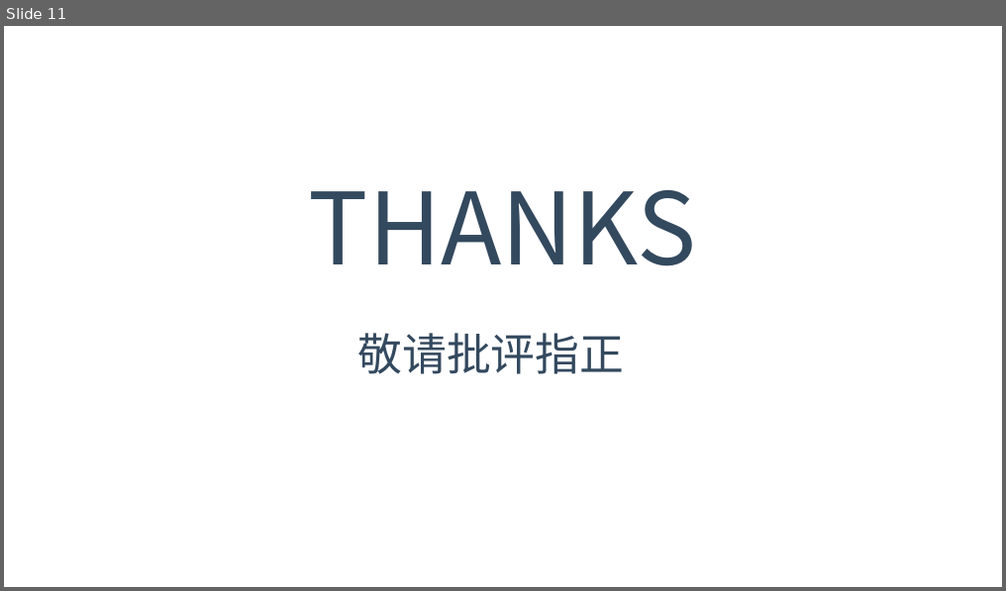
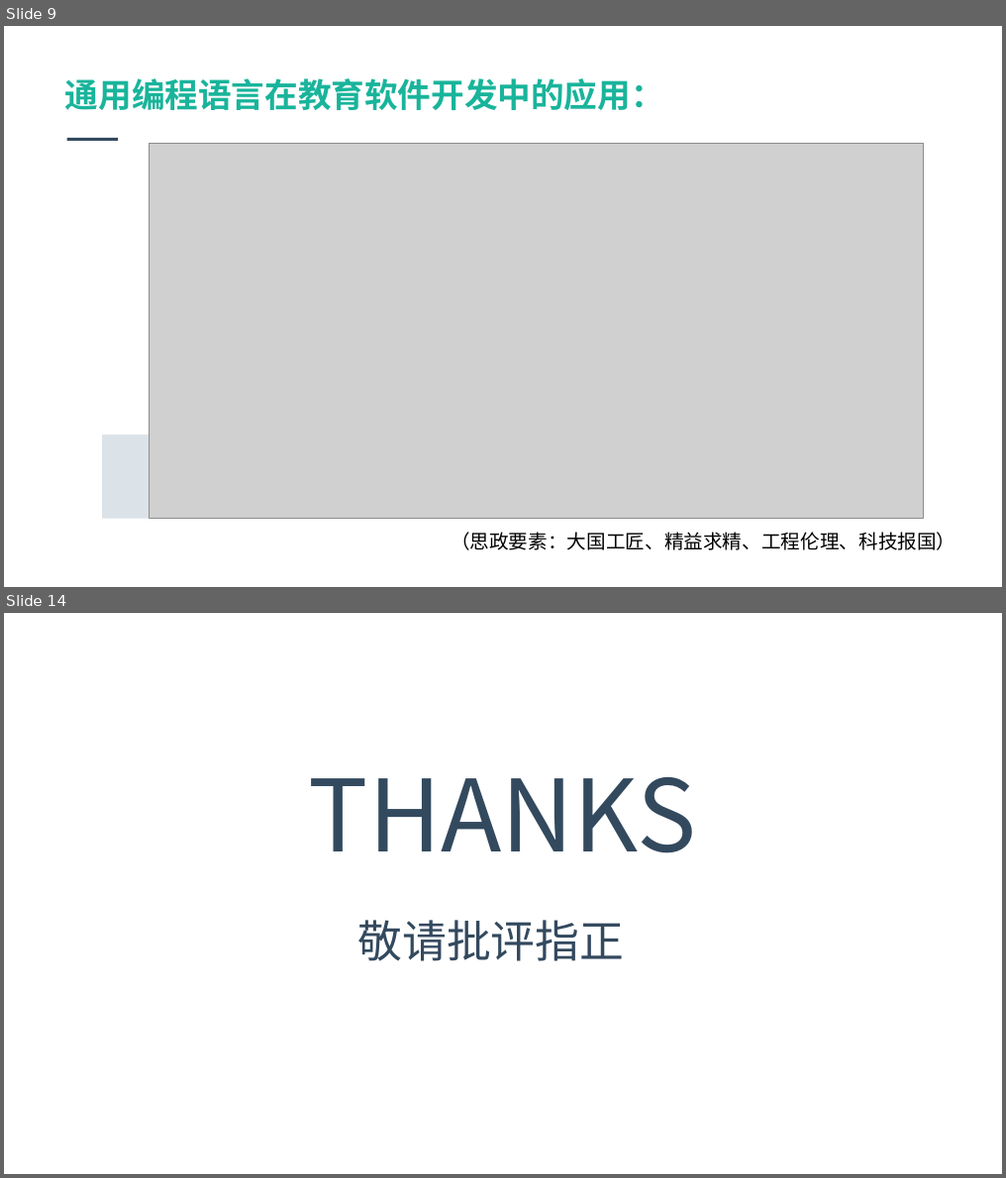
Before and after one commit to jbhuang99/WebEdu_LocalVersion_YuQin_DotNetCore2.1, a slide deck: wwwroot/FourPlatformLevelsofUniversalProgrammingLanguage.pptx. Shown one above the other, each under a label of ours: slide 11 before the commit, slides 9 and 14 after it; the slides between them are not shown. The pictures are 1006x591 and 1006x1178 pixels, drawn with LibreOffice and Linux fonts; fonts in the diff are those of the drawing; grey boxes stand for pictures; background and template pictures are left out. Boxes give left, top, right and bottom in pixels: in the first picture for what was removed or moved away, otherwise in the second. Text is boxed around its words. In the diff, an @@ line names an element or a change of style, - is before the commit and + after.

```diff
--- a/wwwroot/FourPlatformLevelsofUniversalProgrammingLanguage.pptx
+++ b/wwwroot/FourPlatformLevelsofUniversalProgrammingLanguage.pptx
@@ slide 9 added at (x1=4, y1=26, x2=1002, y2=587), background picture (left out) @@
@@ text added at (x1=65, y1=78, x2=664, y2=110), 24 pt, text #19B49B, bold @@
+通用编程语言在教育软件开发中的应用：
@@ rectangle added at (x1=67, y1=138, x2=118, y2=141), fill #33495E @@
@@ picture added at (x1=149, y1=143, x2=923, y2=518) @@
@@ rectangle added at (x1=102, y1=435, x2=198, y2=519), fill #DCE3E8 @@
@@ text added at (x1=450, y1=532, x2=955, y2=551), 14 pt, text #000000 @@
+（思政要素：大国工匠、精益求精、工程伦理、科技报国）
@@ what was slide 11 is now slide 14 @@
```
Also in this commit, not shown: 4 slides changed, 3 other slides added, 1 slide removed.
